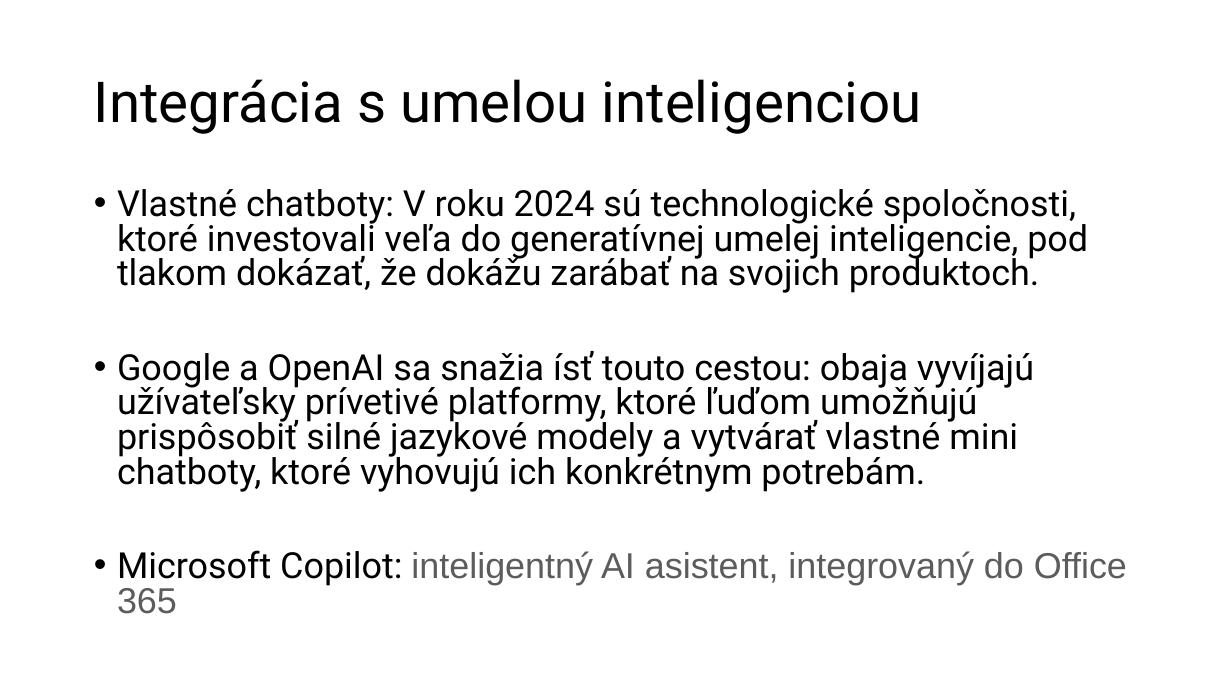
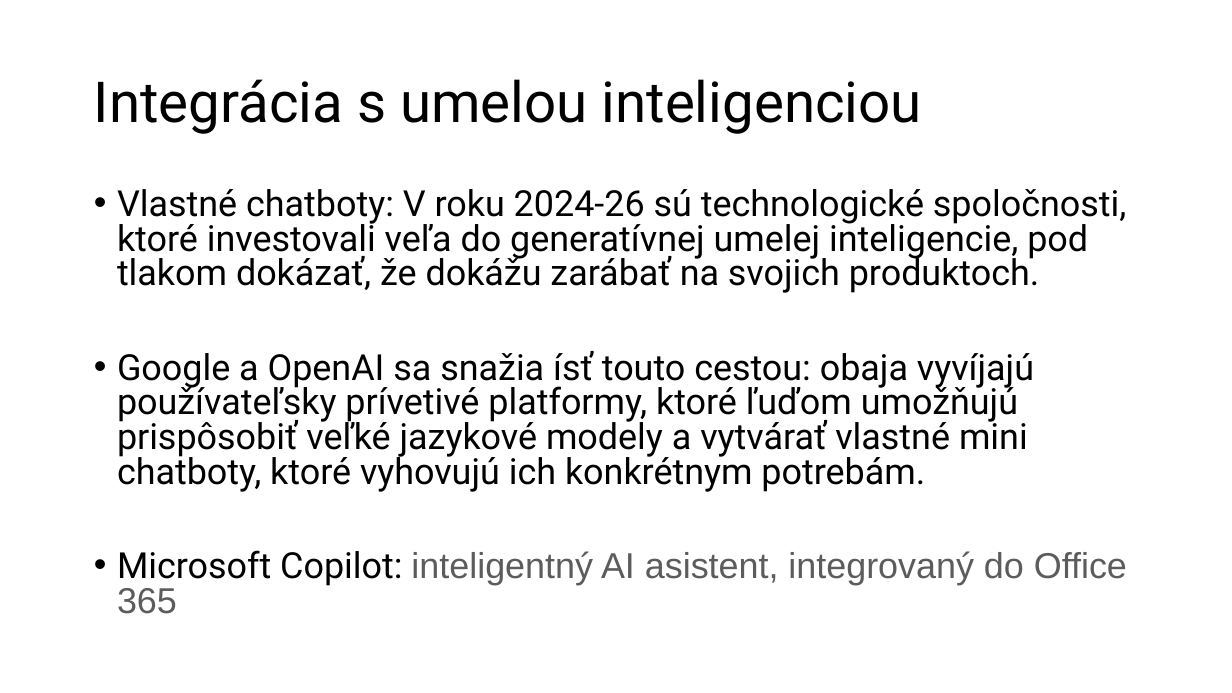
Before and after one commit to jb23lm87/OS-prednasky, a slide deck: slide 7 of OS 12 Budúcnosť OS.pptx. Drawn at 1232x693 pixels with LibreOffice and Linux fonts; fonts in the diff are those of the drawing. Boxes give left, top, right and bottom in pixels: in the first picture for what was removed or moved away, otherwise in the second. Text is boxed around its words. In the diff, an @@ line names an element or a change of style, - is before the commit and + after.

```diff
--- a/OS 12 Budúcnosť OS.pptx
+++ b/OS 12 Budúcnosť OS.pptx
@@ text at [117, 189, 1126, 492]: text changed @@
-• Vlastné chatboty: V roku 2024 sú technologické spoločnosti, ktoré investovali veľa do generatívnej umelej inteligencie, pod tlakom dokázať, že dokážu zarábať na svojich produktoch.
-• Google a OpenAI sa snažia ísť touto cestou: obaja vyvíjajú užívateľsky prívetivé platformy, ktoré ľuďom umožňujú prispôsobiť silné jazykové modely a vytvárať vlastné mini chatboty, ktoré vyhovujú ich konkrétnym potrebám.
+• Vlastné chatboty: V roku 2024-26 sú technologické spoločnosti, ktoré investovali veľa do generatívnej umelej inteligencie, pod tlakom dokázať, že dokážu zarábať na svojich produktoch.
+• Google a OpenAI sa snažia ísť touto cestou: obaja vyvíjajú používateľsky prívetivé platformy, ktoré ľuďom umožňujú prispôsobiť veľké jazykové modely a vytvárať vlastné mini chatboty, ktoré vyhovujú ich konkrétnym potrebám.
```
